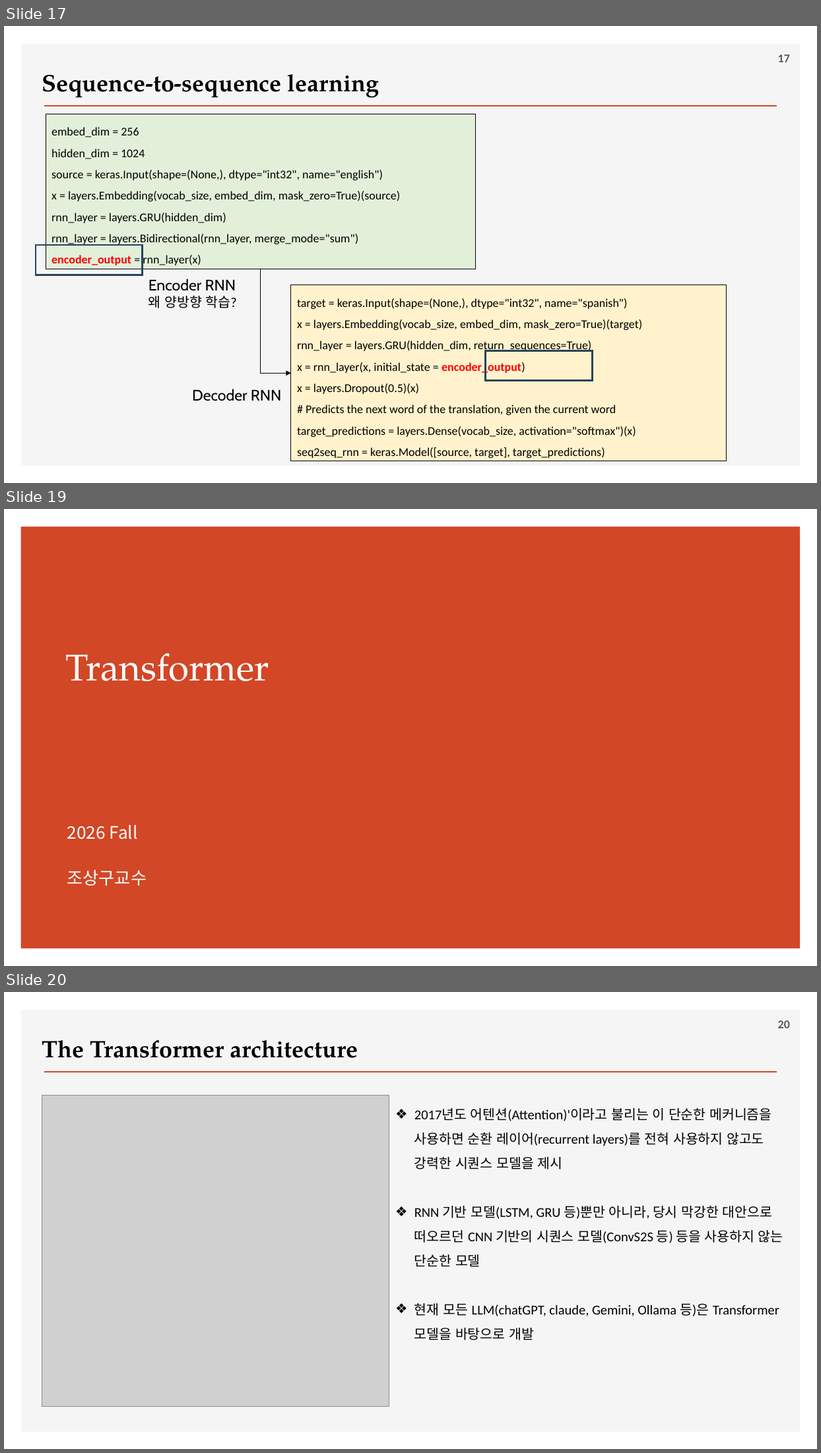
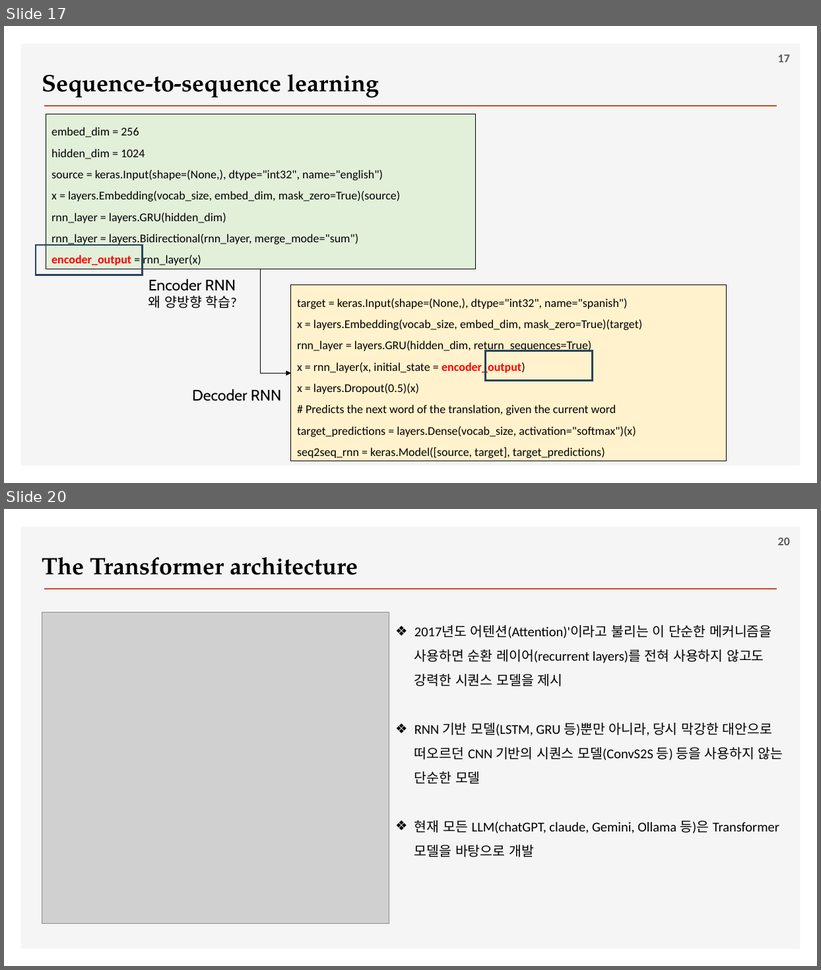
Before and after one commit to ancestor9/2026_Fall_Deep-Learning-with-Python, a slide deck: Chapter 15 Language models and the Transformer.pptx. Shown one above the other, each under a label of ours: slides 17, 19 and 20 before the commit, slides 17 and 20 after it; the slides between them are not shown. The pictures are 821x1453 and 821x970 pixels, drawn with LibreOffice and Linux fonts; fonts in the diff are those of the drawing; grey boxes stand for pictures; background and template pictures are left out. Boxes give left, top, right and bottom in pixels: in the first picture for what was removed or moved away, otherwise in the second. Text is boxed around its words. In the diff, an @@ line names an element or a change of style, - is before the commit and + after.

```diff
--- a/Chapter 15 Language models and the Transformer.pptx
+++ b/Chapter 15 Language models and the Transformer.pptx
@@ slide 19 removed at (4, 509, 817, 966), background #FFFFFF @@
@@ rectangle removed at (21, 527, 801, 949) @@
@@ title removed at (66, 654, 269, 681) @@
-Transformer
@@ text removed at (67, 825, 147, 886) @@
-2026 Fall
-조상구교수
```
Also in this commit, not shown: 13 slides changed, 2 slides added.
